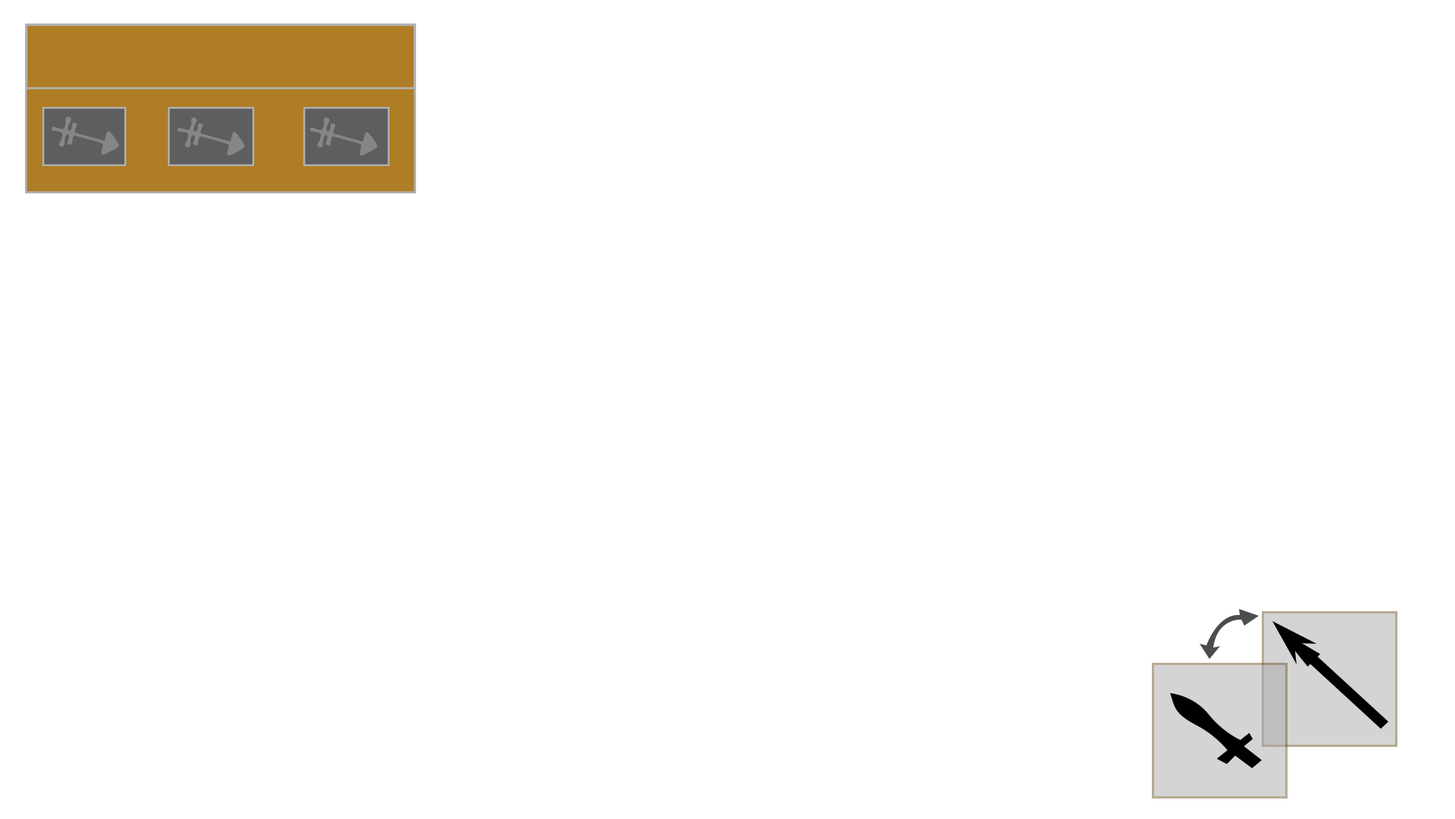
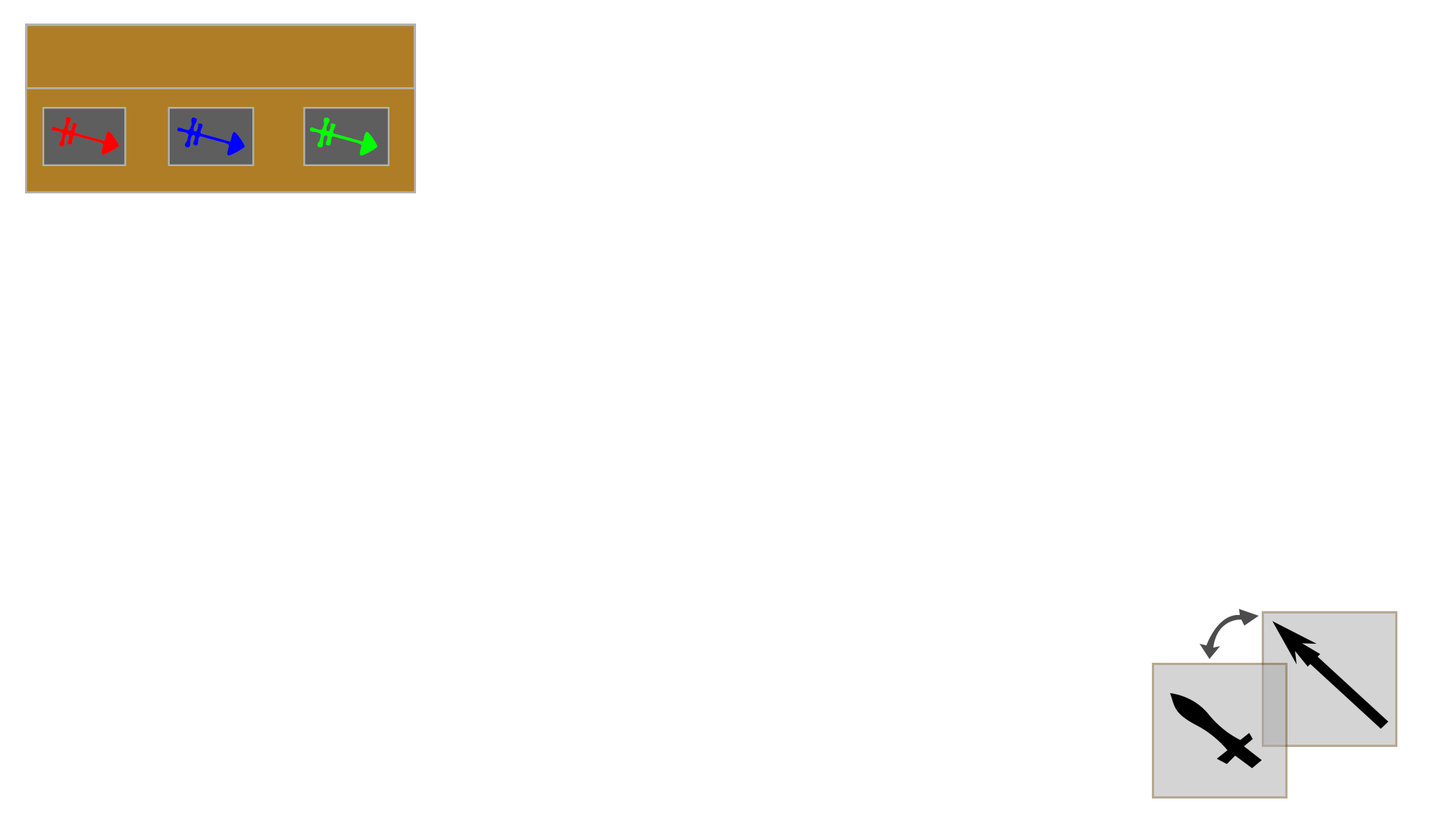
Two versions of the same layered image (1455 x 819). Layer-by-layer changes:
added layer "Llave 3 copia" above "Llave 2 copia" over bbox(310, 117, 378, 156)
added layer "Llave 2 copia" above "Llave 1 copia" over bbox(177, 117, 245, 156)
added layer "Llave 1 copia" above "Llave 3" over bbox(51, 116, 120, 155)
